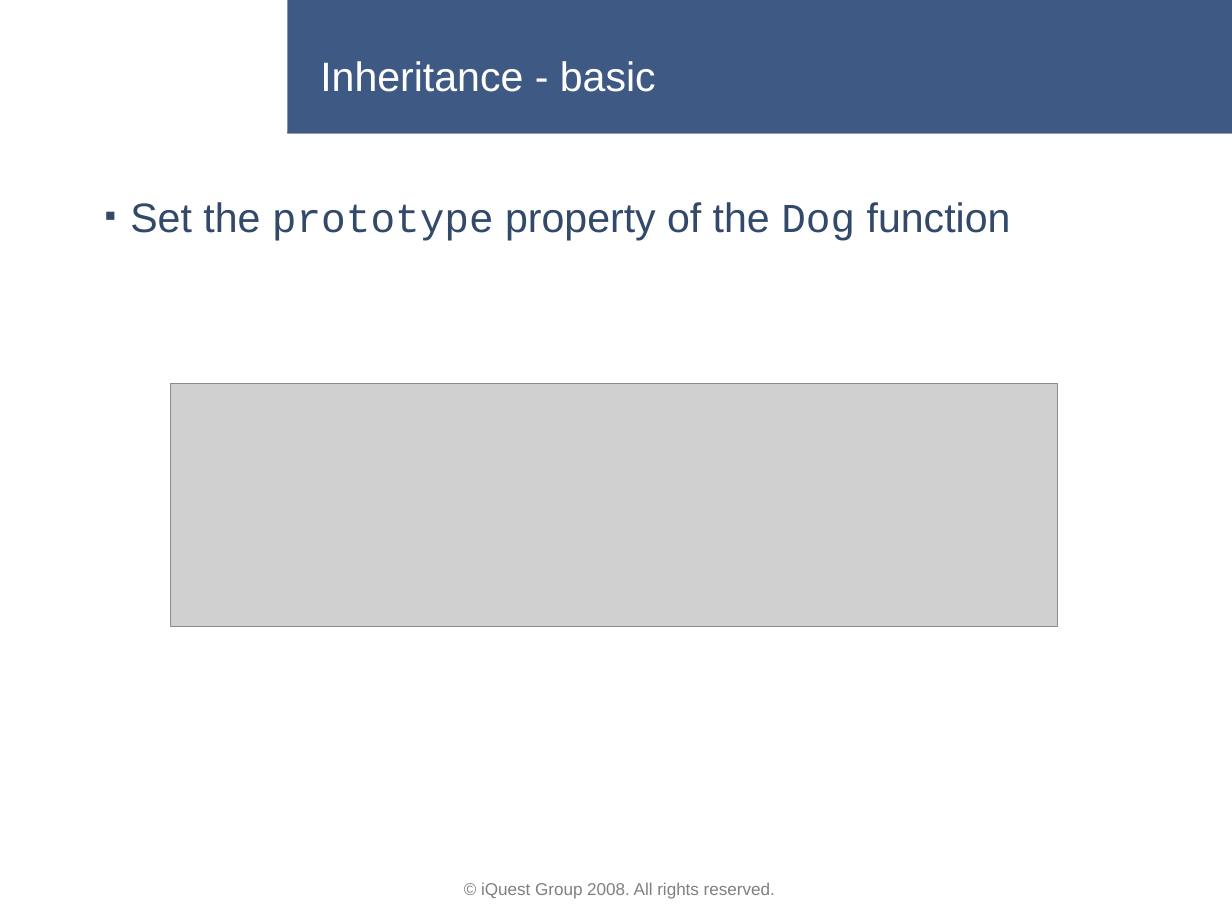
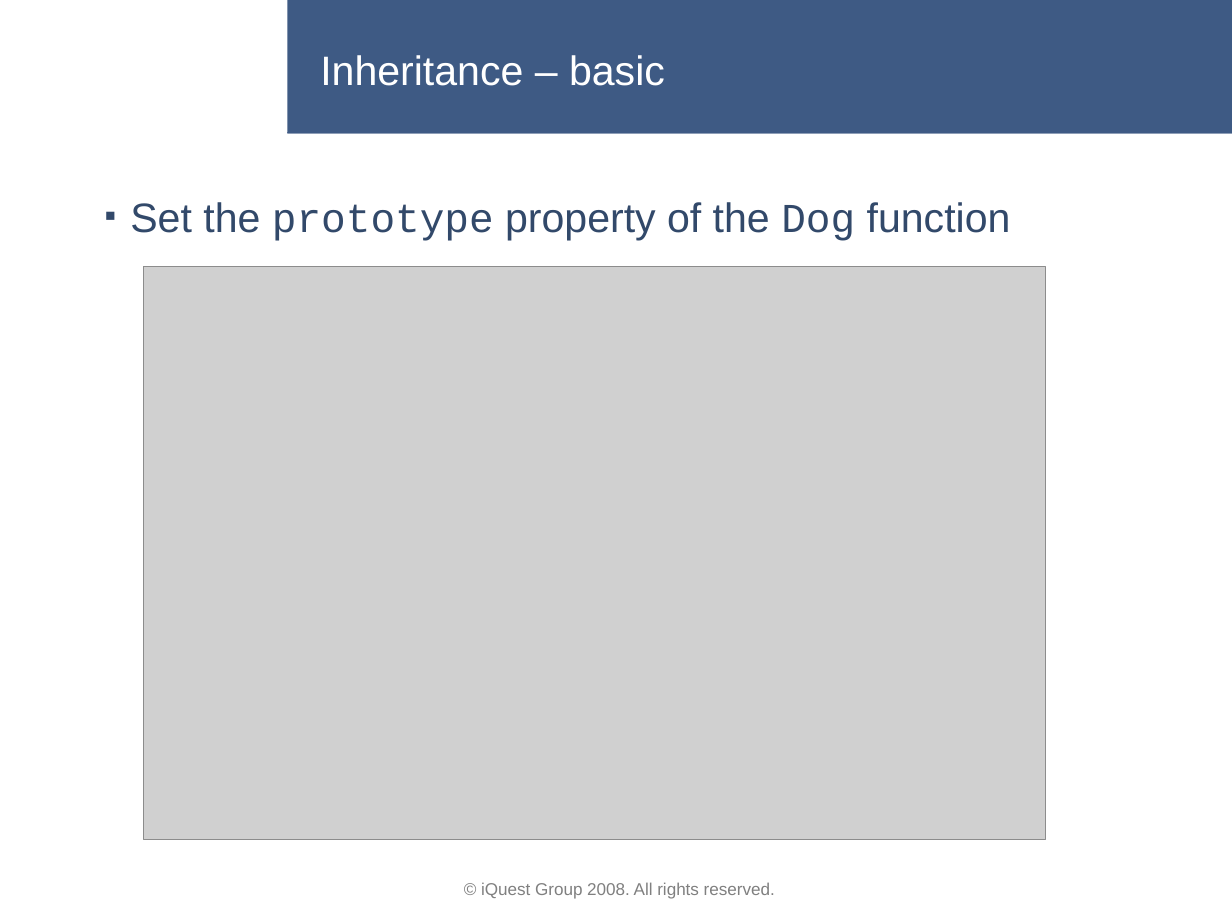
Before and after one commit to lastunicorn/BioCalcJs, a slide deck: slide 9 of doc/BioCalc Presentation.pptx. Drawn at 1232x924 pixels with LibreOffice and Linux fonts; fonts in the diff are those of the drawing; grey boxes stand for pictures; background and template pictures are left out. Boxes give left, top, right and bottom in pixels: in the first picture for what was removed or moved away, otherwise in the second. Text is boxed around its words. In the diff, an @@ line names an element or a change of style, - is before the commit and + after.

```diff
--- a/doc/BioCalc Presentation.pptx
+++ b/doc/BioCalc Presentation.pptx
@@ title at [320,55,665,86]: text changed @@
-Inheritance - basic
+Inheritance – basic
@@ picture added at [144,267,1046,840] @@
@@ picture removed at [171,383,1058,626] @@
```
Also in this commit, not shown: 15 other slides changed, 9 slides added, 2 other files.
